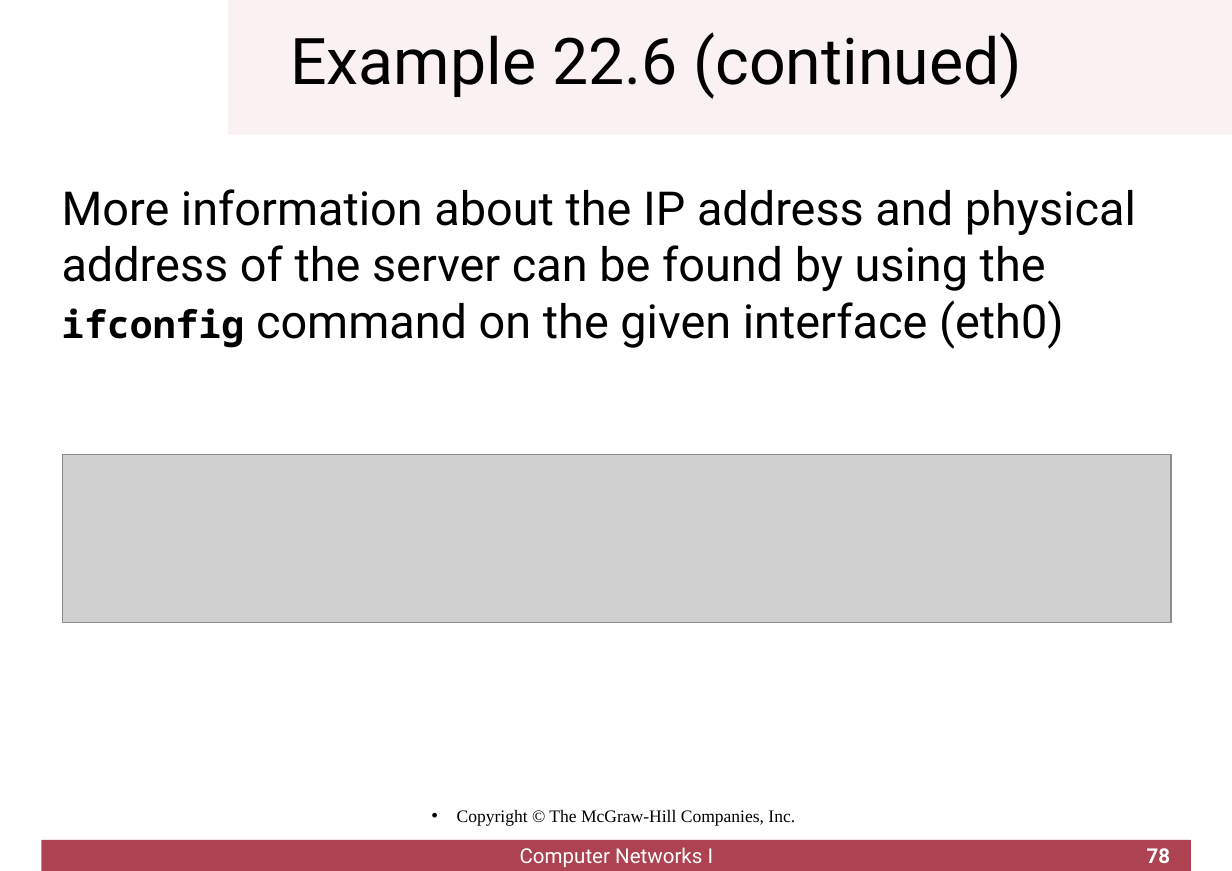
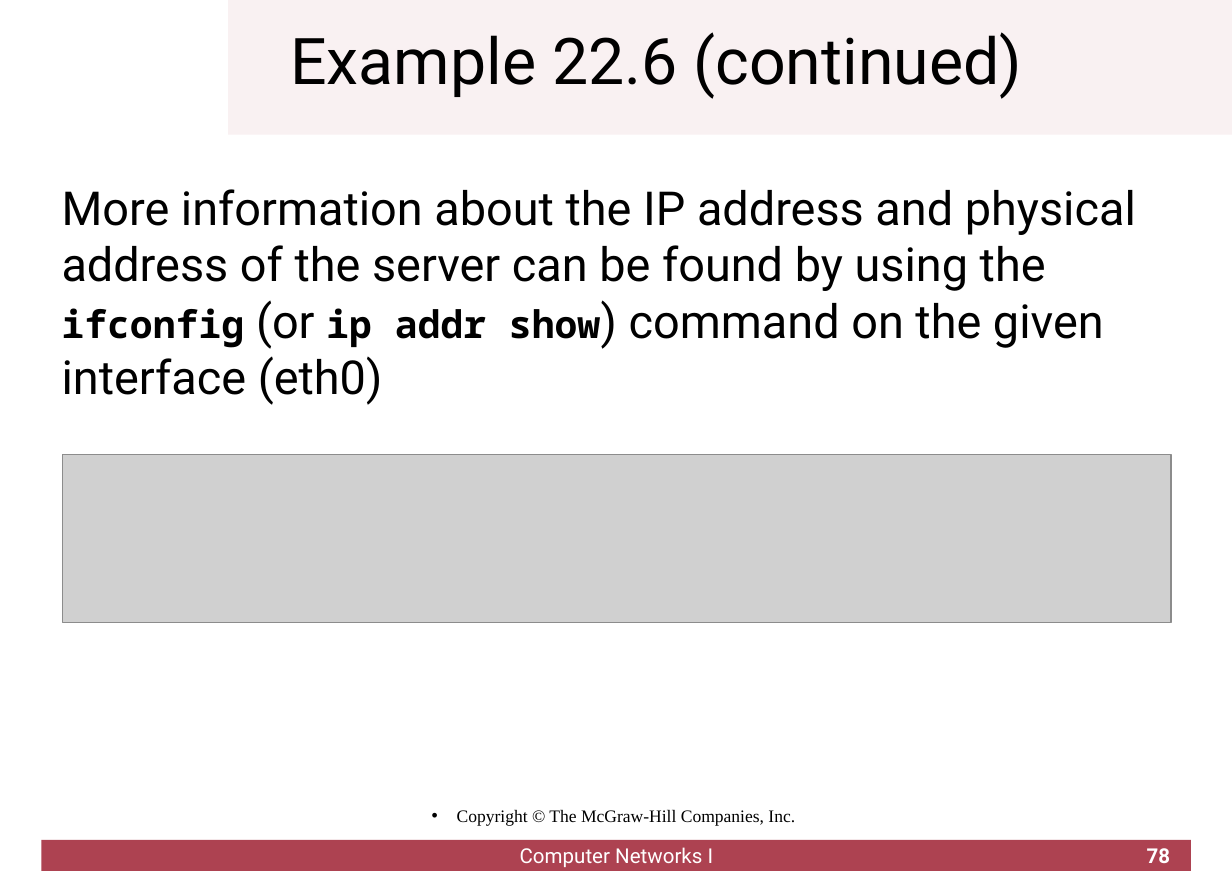
Before and after one commit to cletomartin/redes1, a slide deck: slide 78 of slides/network.odp. Drawn at 1232x871 pixels with LibreOffice and Linux fonts; fonts in the diff are those of the drawing; grey boxes stand for pictures; background and template pictures are left out. Boxes give left, top, right and bottom in pixels: in the first picture for what was removed or moved away, otherwise in the second. Text is boxed around its words. In the diff, an @@ line names an element or a change of style, - is before the commit and + after.

```diff
--- a/slides/network.odp
+++ b/slides/network.odp
@@ text at [62,189,1136,405]: text changed @@
-More information about the IP address and physical address of the server can be found by using the ifconfig command on the given interface (eth0)
+More information about the IP address and physical address of the server can be found by using the ifconfig (or ip addr show) command on the given interface (eth0)
```
Also in this commit, not shown: 20 other slides changed, 1 other file.
